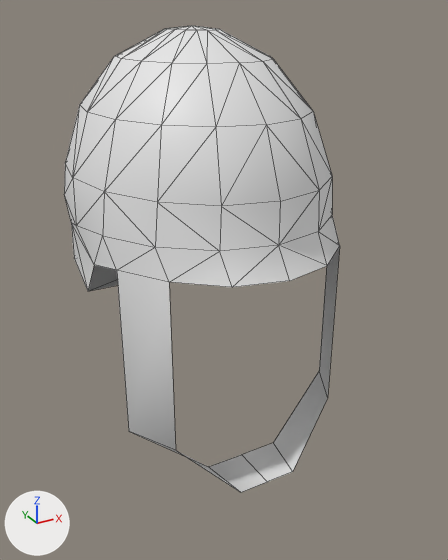
What one commit did to the COLLADA model art/meshes/props/helmet/helmet_national_guard.dae.
Both versions are drawn from a camera (50 mm lens) standing at (-0.48, -1.014, 0.712) and looking at (0.018, -0.108, 0.259). The axes (+X, +Y, +Z) are drawn at lower left. The lights are the same throughout. Mesh edges are drawn as thin lines.

The older version as bpy lines, for what is in view:
```python
me_pasgt = bpy.data.meshes.new('PASGT')
me_pasgt.from_pydata(...)  # 118 vertices, 205 faces; spans x -0.226..0.226, y -0.339..0.268, z -0.054..0.685
# before: 14 (0.154, -0.258, 0.35) at pixel (339, 245), 19 (0.202, -0.17, 0.346), 55 (-0.154, -0.258, 0.35) at pixel (169, 282), 60 (-0.202, -0.17, 0.346) at pixel (116, 270), 106 (0.154, -0.258, 0.05) at pixel (327, 397)
# before: 107 (0.202, -0.17, 0.046) at pixel (319, 370), 108 (-0.154, -0.258, 0.05) at pixel (175, 450), 109 (-0.202, -0.17, 0.046) at pixel (128, 431), 110 (0.054, -0.299, -0.05) at pixel (292, 471), 111 (0.07, -0.21, -0.054) at pixel (273, 442)
# before: 112 (-0.054, -0.299, -0.05) at pixel (240, 492), 113 (-0.07, -0.21, -0.054) at pixel (208, 466), 116 (0.0, -0.299, -0.05) at pixel (267, 481), 117 (0.0, -0.21, -0.054) at pixel (241, 454)
ob_pasgt = bpy.data.objects.new('PASGT', me_pasgt)
ob_pasgt.location = (0.0, 0.0, 0.0)
```
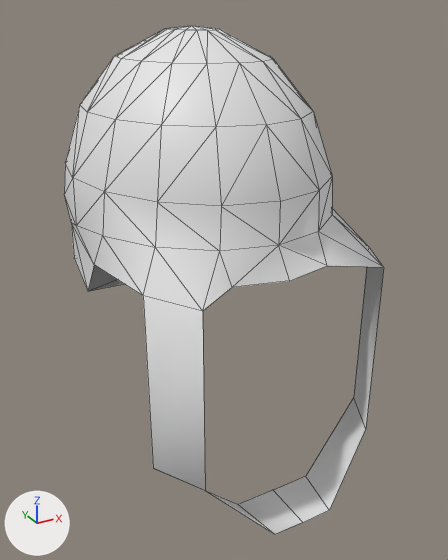
Boxes (x1, y1, x2, y2) around the edits, measured in the pictures (448 x 560 px; the box of a moved part takes in the faces that stretch with it):
'PASGT', reshaped (16% wider, 9% taller)
    before: (64, 26, 340, 492)
    after: (64, 26, 384, 534)
part 1 of me_pasgt, moved or reshaped
    before: (94, 216, 340, 492)
    after: (94, 208, 384, 534)

What the commit changed:
me_pasgt has 118 vertices, 205 faces and spans x -0.226..0.226, y -0.339..0.268, z -0.054..0.685.
me_pasgt is used by ob_pasgt; location (0.0, 0.0, 0.0).
Part 1, on me_pasgt:
Vertices 14, 19, 55, 60, 106 to 113, 116, 117 of me_pasgt move by (0.0, -0.106, 0.0).
Vertex 114 of me_pasgt moves from (0.0, -0.299, -0.05) at pixel (267, 481) to (0.0, -0.407, -0.05) at pixel (303, 522).
Vertex 115 of me_pasgt moves from (0.0, -0.21, -0.054) at pixel (241, 454) to (0.0, -0.318, -0.054) at pixel (273, 490).
